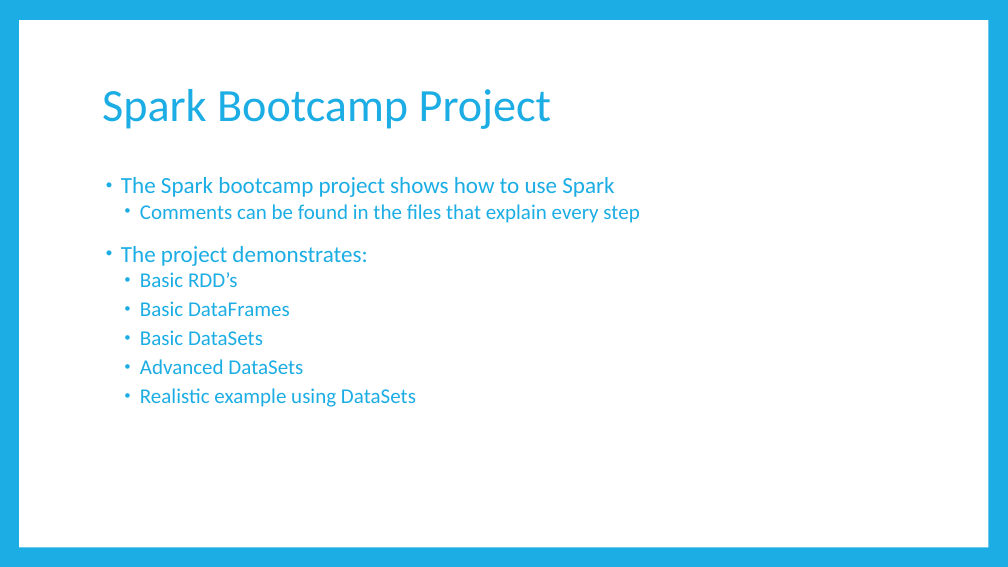
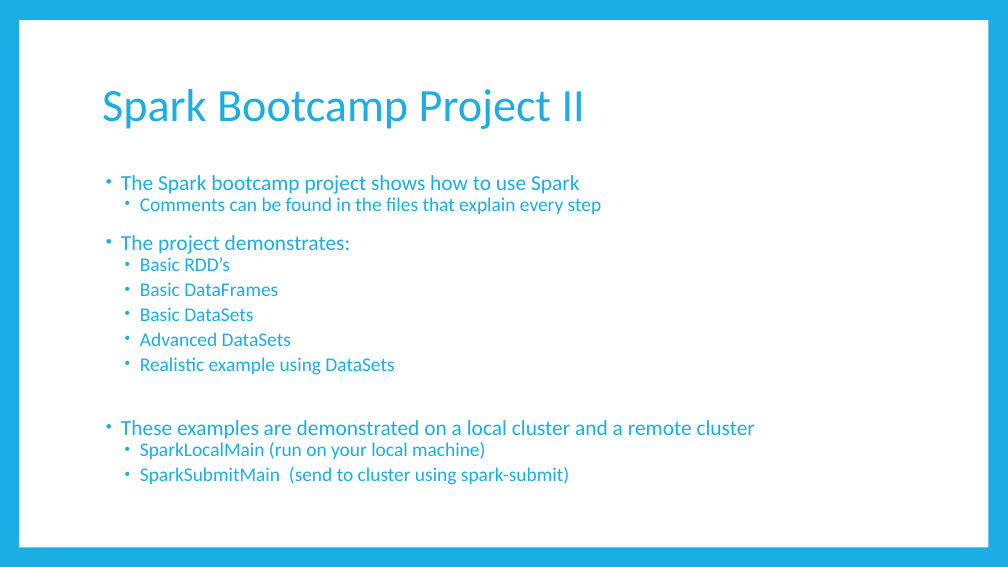
Before and after one commit to BrianSetz/spark-bootcamp, a slide deck: slide 9 of slides/Apache Spark Bootcamp.pptx (slide 8 before the commit). Drawn at 1008x567 pixels with LibreOffice and Linux fonts; fonts in the diff are those of the drawing. Boxes give left, top, right and bottom in pixels: in the first picture for what was removed or moved away, otherwise in the second. Text is boxed around its words. In the diff, an @@ line names an element or a change of style, - is before the commit and + after.

```diff
--- a/slides/Apache Spark Bootcamp.pptx
+++ b/slides/Apache Spark Bootcamp.pptx
@@ title at (102, 89, 585, 129): text changed @@
-Spark Bootcamp Project
+Spark Bootcamp Project II
@@ text at (121, 175, 602, 375): size 22 to 20.4 pt in "The Spark bootcamp project shows how to ...", "The project demonstrates:"; size 20 to 18.5 pt in "Comments can be found in the files ...", "Basic RDD’s", "Basic DataFrames", "Basic DataSets" and 2 more places; line spacing 0.9 to 0.8 @@
@@ text at (121, 420, 755, 485): paragraphs added @@
+• These examples are demonstrated on a local cluster and a remote cluster
+  • SparkLocalMain (run on your local machine)
+  • SparkSubmitMain (send to cluster using spark-submit)
```
Also in this commit, not shown: 8 other slides changed, 5 slides added, 2 other files.
